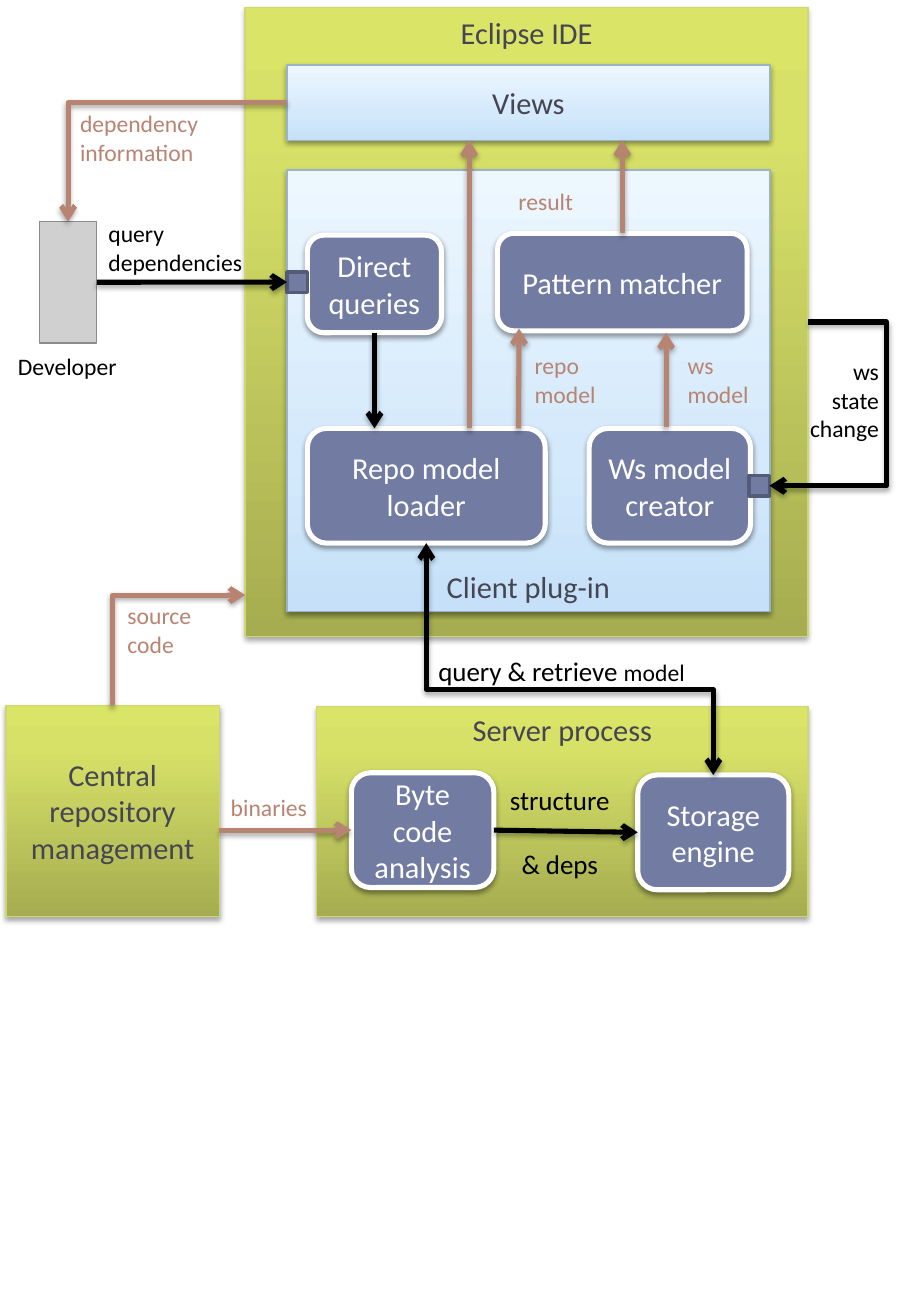
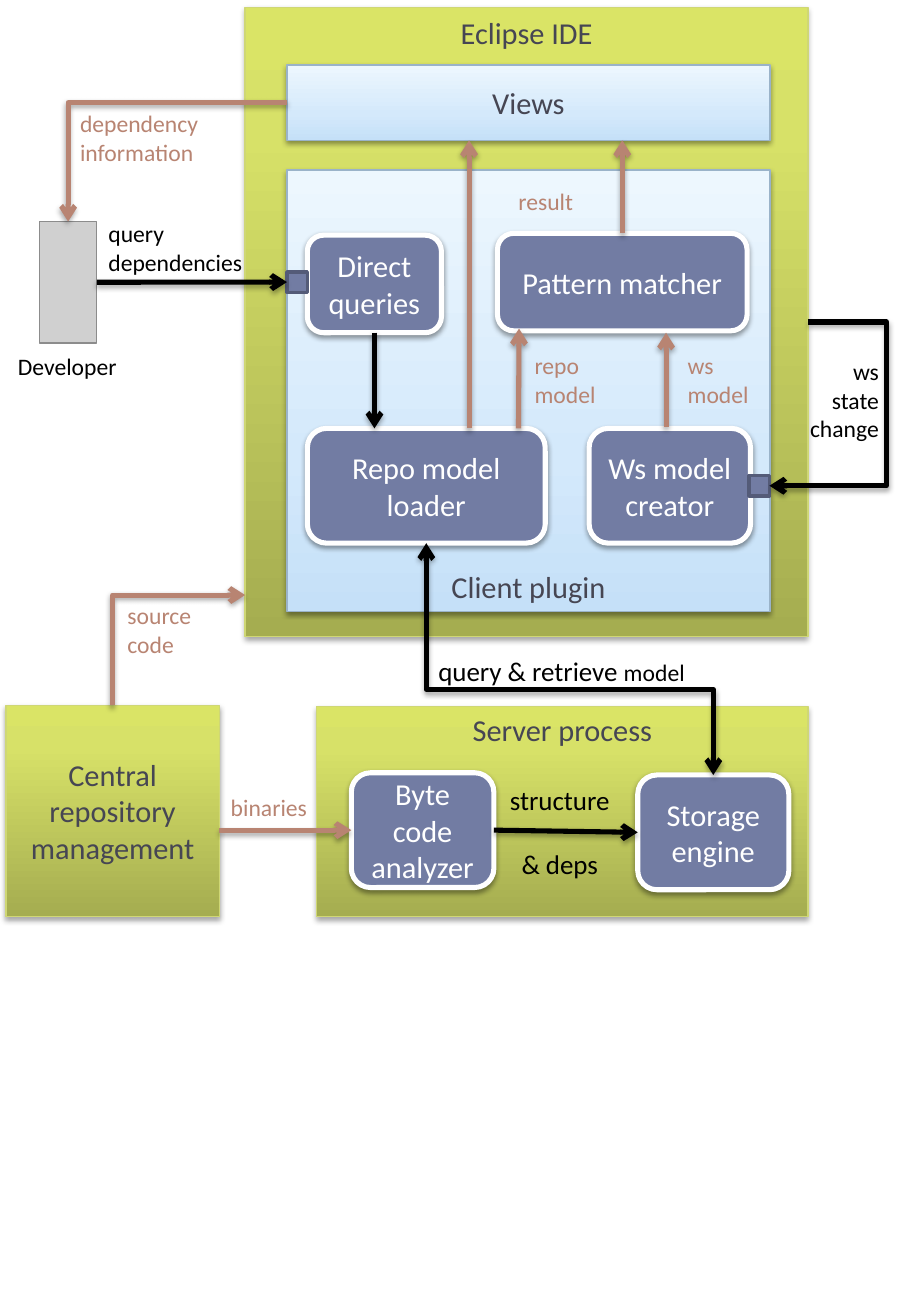
Before and after one commit to donat/incquery-deps, a slide deck: slide 1 of incquery-deps-documentation/visio-diagrams/diagram-source.pptx. Drawn at 911x1316 pixels with LibreOffice and Linux fonts; fonts in the diff are those of the drawing; grey boxes stand for pictures. Boxes give left, top, right and bottom in pixels: in the first picture for what was removed or moved away, otherwise in the second. Text is boxed around its words. In the diff, an @@ line names an element or a change of style, - is before the commit and + after.

```diff
--- a/incquery-deps-documentation/visio-diagrams/diagram-source.pptx
+++ b/incquery-deps-documentation/visio-diagrams/diagram-source.pptx
@@ text at [451,577,605,603]: text changed @@
-Client plug-in
+Client plugin
@@ text in rounded rectangle at [371,857,473,886]: text changed @@
-analysis
+analyzer
```
Also in this commit, not shown: 7 other files.
